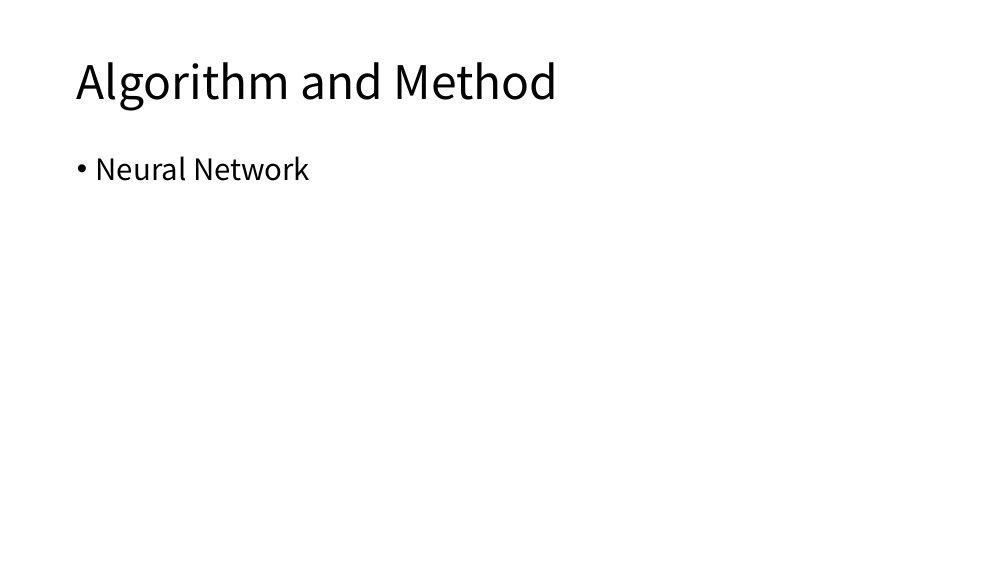
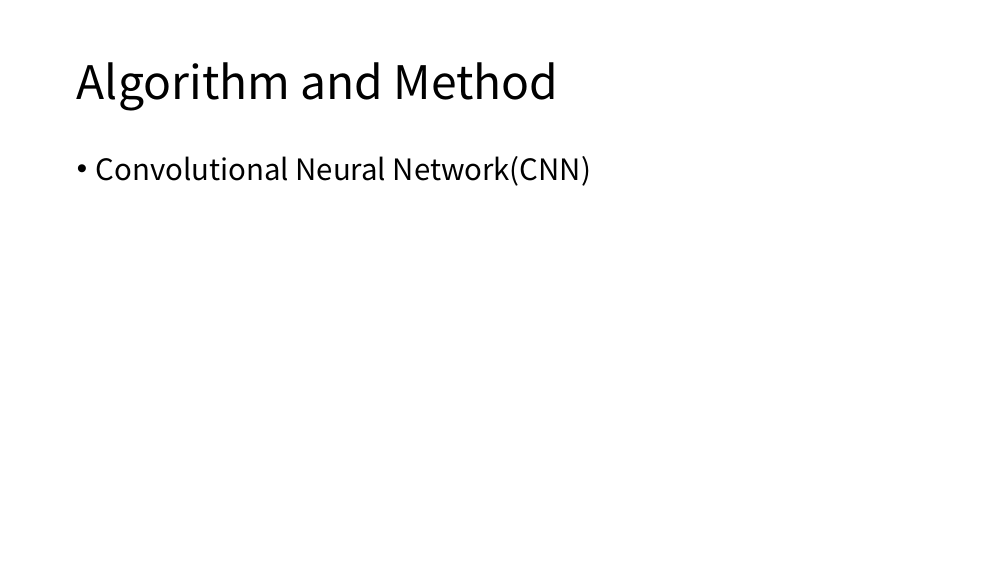
Before and after one commit to ck0121/Flag-Classification, a slide deck: slide 7 of Presentation.pptx (slide 6 before the commit). Drawn at 1008x567 pixels with LibreOffice and Linux fonts; fonts in the diff are those of the drawing. Boxes give left, top, right and bottom in pixels: in the first picture for what was removed or moved away, otherwise in the second. Text is boxed around its words. In the diff, an @@ line names an element or a change of style, - is before the commit and + after.

```diff
--- a/Presentation.pptx
+++ b/Presentation.pptx
@@ text at bbox=[96, 156, 591, 186]: text changed @@
-• Neural Network
+• Convolutional Neural Network(CNN)
```
Also in this commit, not shown: 2 slides added, 11 other files.
